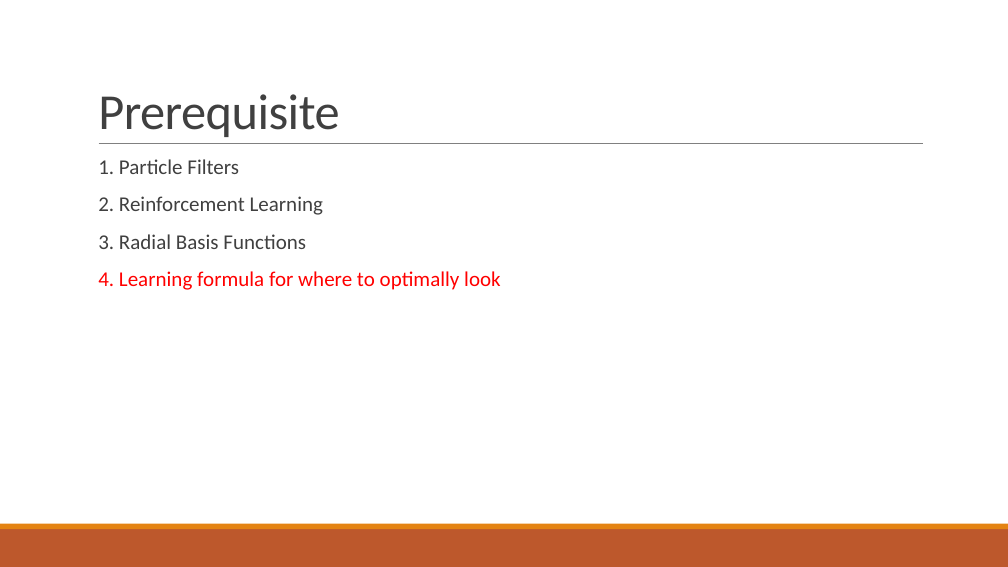
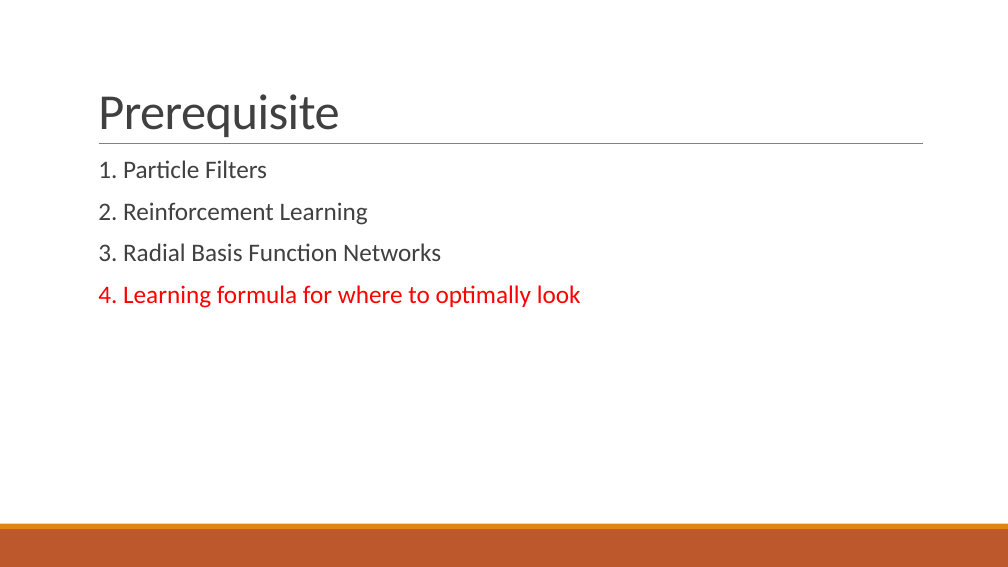
Before and after one commit to iceiony/gaze-control, a slide deck: slide 6 of Presentation.pptx. Drawn at 1008x567 pixels with LibreOffice and Linux fonts; fonts in the diff are those of the drawing. Boxes give left, top, right and bottom in pixels: in the first picture for what was removed or moved away, otherwise in the second. Text is boxed around its words. In the diff, an @@ line names an element or a change of style, - is before the commit and + after.

```diff
--- a/Presentation.pptx
+++ b/Presentation.pptx
@@ text at [98, 160, 581, 308]: size 20 to 24 pt in "1. Particle Filters", "2. Reinforcement Learning", "4. Learning formula for where to optimally ..." @@
@@ text at [98, 243, 441, 261]: text changed; size 20 to 24 pt @@
-  3. Radial Basis Functions
+  3. Radial Basis Function Networks
```
Also in this commit, not shown: 8 other slides changed, 2 other files.
